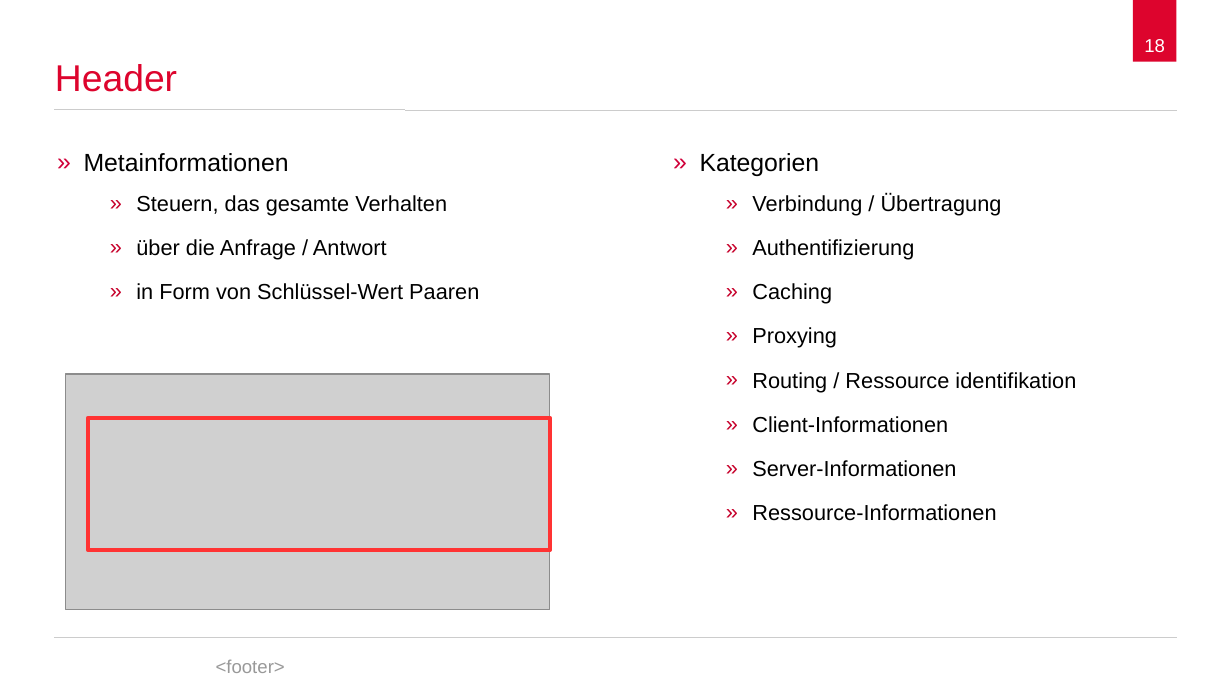
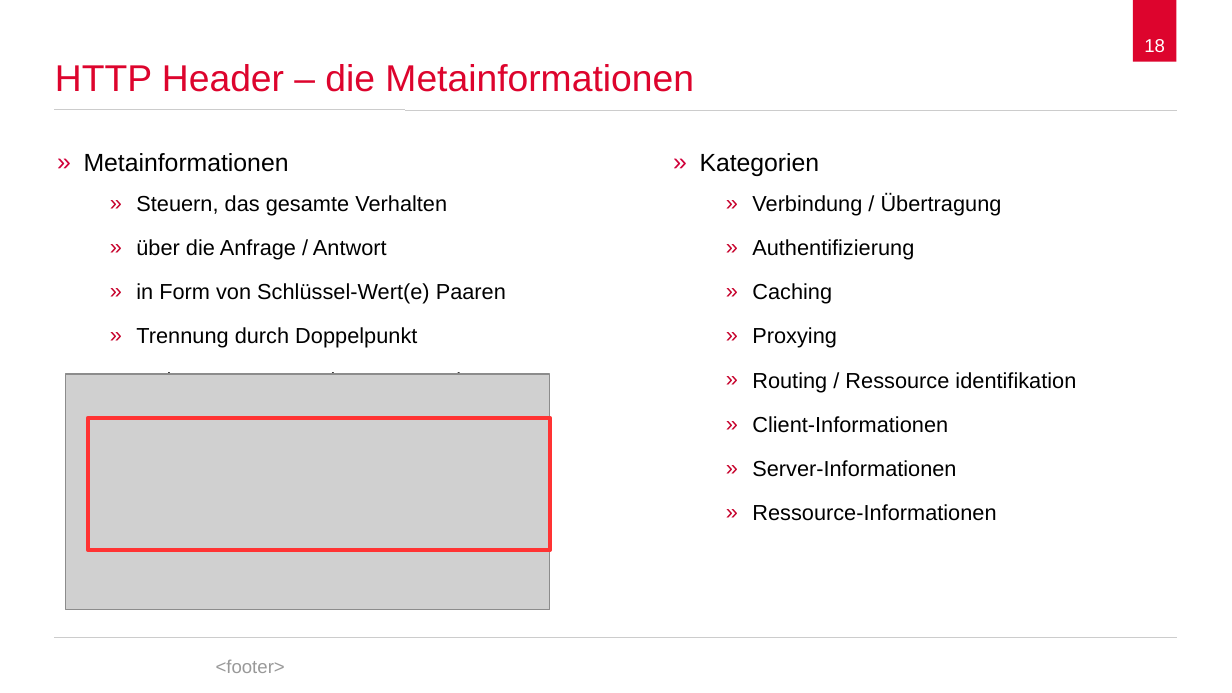
Before and after one commit to spaceone/presentations, a slide deck: slide 18 of hypertext-transfer-protocol/2017-12-05-hypertext-transfer-protocol.odp. Drawn at 1232x693 pixels with LibreOffice and Linux fonts; fonts in the diff are those of the drawing; grey boxes stand for pictures; background and template pictures are left out. Boxes give left, top, right and bottom in pixels: in the first picture for what was removed or moved away, otherwise in the second. Text is boxed around its words. In the diff, an @@ line names an element or a change of style, - is before the commit and + after.

```diff
--- a/hypertext-transfer-protocol/2017-12-05-hypertext-transfer-protocol.odp
+++ b/hypertext-transfer-protocol/2017-12-05-hypertext-transfer-protocol.odp
@@ title at bbox=[55, 64, 693, 92]: text changed @@
-Header
+HTTP Header – die Metainformationen
@@ text at bbox=[136, 283, 506, 375]: text changed @@
-    » in Form von Schlüssel-Wert Paaren
+    » in Form von Schlüssel-Wert(e) Paaren
+    » Trennung durch Doppelpunkt
+    » Mehrere Werte z.B. kommaspeariert
```
Also in this commit, not shown: 13 other slides changed, 6 slides added, 4 slides removed.
